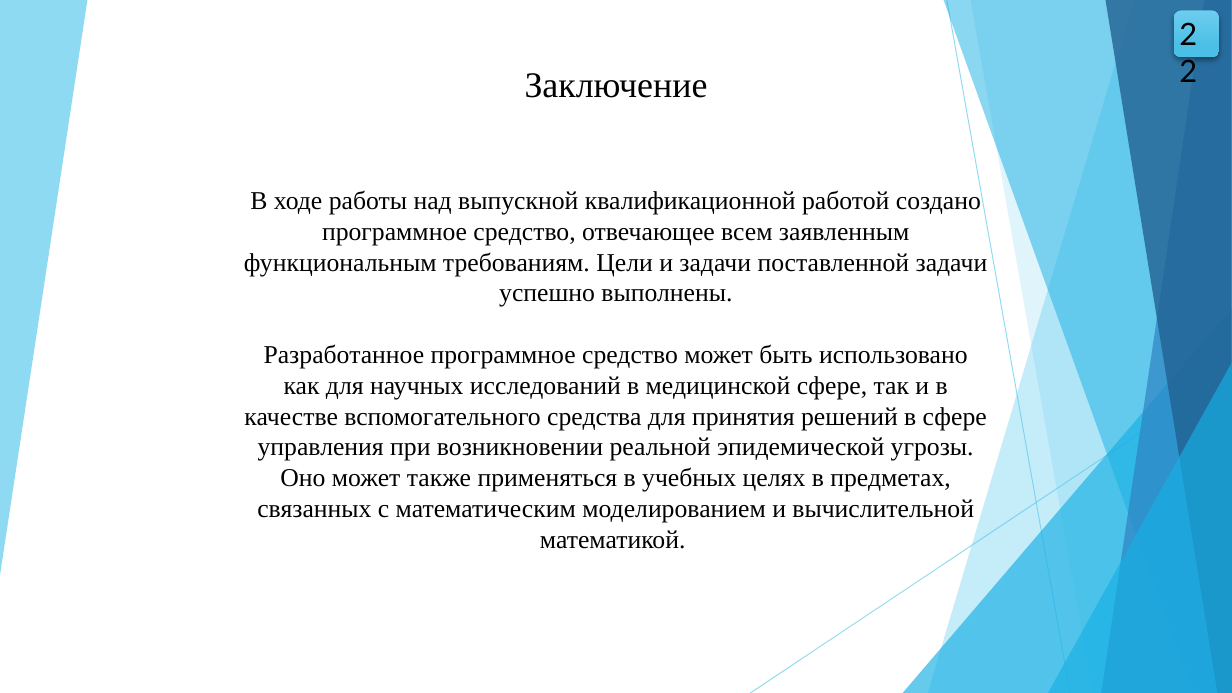
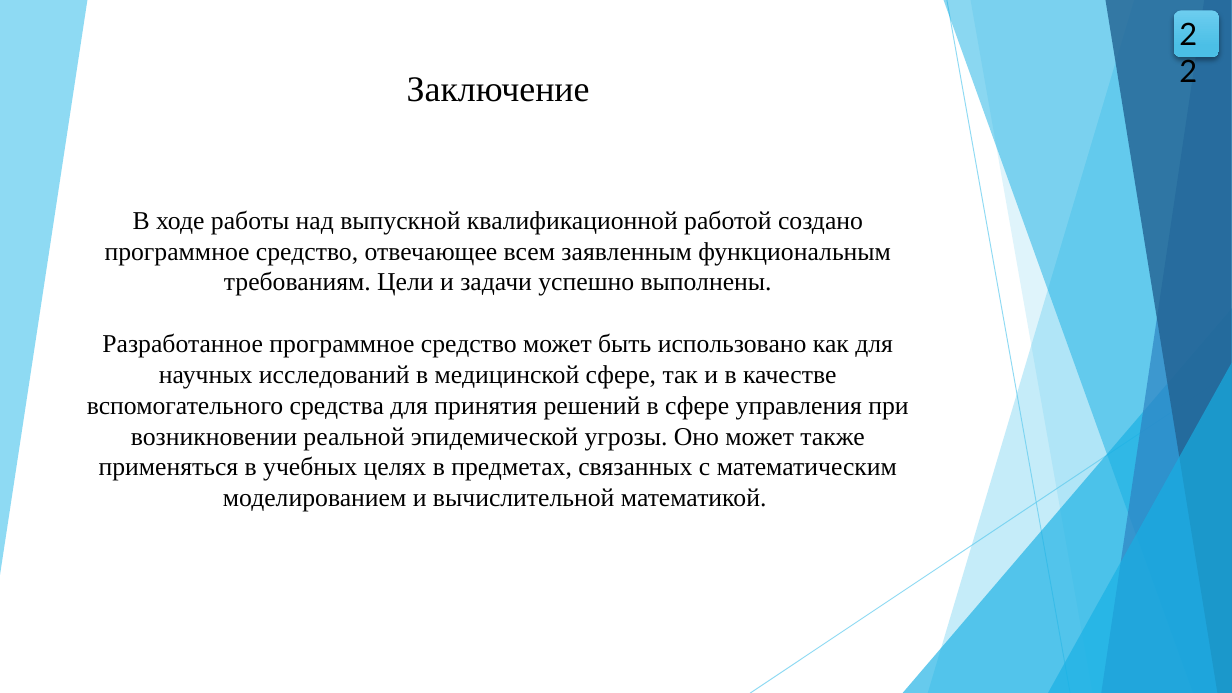
Before and after one commit to wolfufu/EpidemicModelsApp, a slide deck: slide 22 of VKR_Volkova_VMO41.pptx. Drawn at 1232x693 pixels with LibreOffice and Linux fonts; fonts in the diff are those of the drawing. Boxes give left, top, right and bottom in pixels: in the first picture for what was removed or moved away, otherwise in the second. Text is boxed around its words. In the diff, an @@ line names an element or a change of style, - is before the commit and + after.

```diff
--- a/VKR_Volkova_VMO41.pptx
+++ b/VKR_Volkova_VMO41.pptx
@@ text "Заключение" moved from (x1=525, y1=73, x2=708, y2=98) to (x1=407, y1=77, x2=590, y2=102) @@
@@ text "В ходе работы над выпускной ..." moved from (x1=244, y1=189, x2=988, y2=549) to (x1=87, y1=210, x2=908, y2=512) @@
@@ text at (x1=105, y1=210, x2=891, y2=296): text changed @@
-В ходе работы над выпускной квалификационной работой создано программное средство, отвечающее всем заявленным функциональным требованиям. Цели и задачи поставленной задачи успешно выполнены.
+В ходе работы над выпускной квалификационной работой создано программное средство, отвечающее всем заявленным функциональным требованиям. Цели и задачи успешно выполнены.
```
Also in this commit, not shown: 2 other slides changed, 1 other file.
